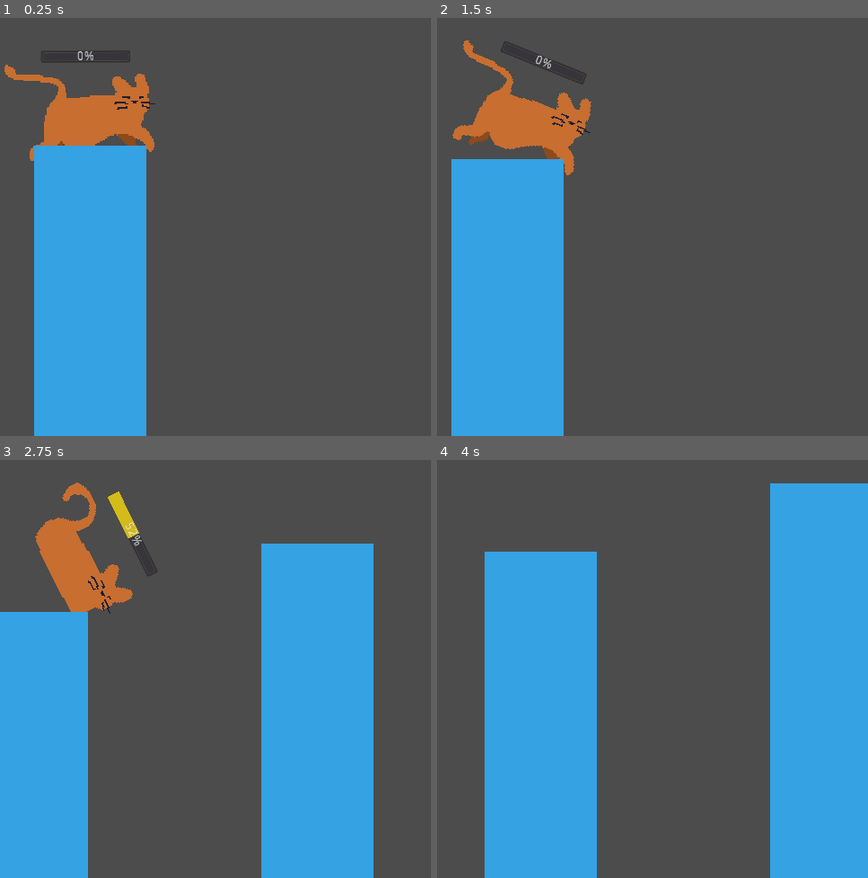
Above: before the commit, frames 1-4 (two rows, left to right).
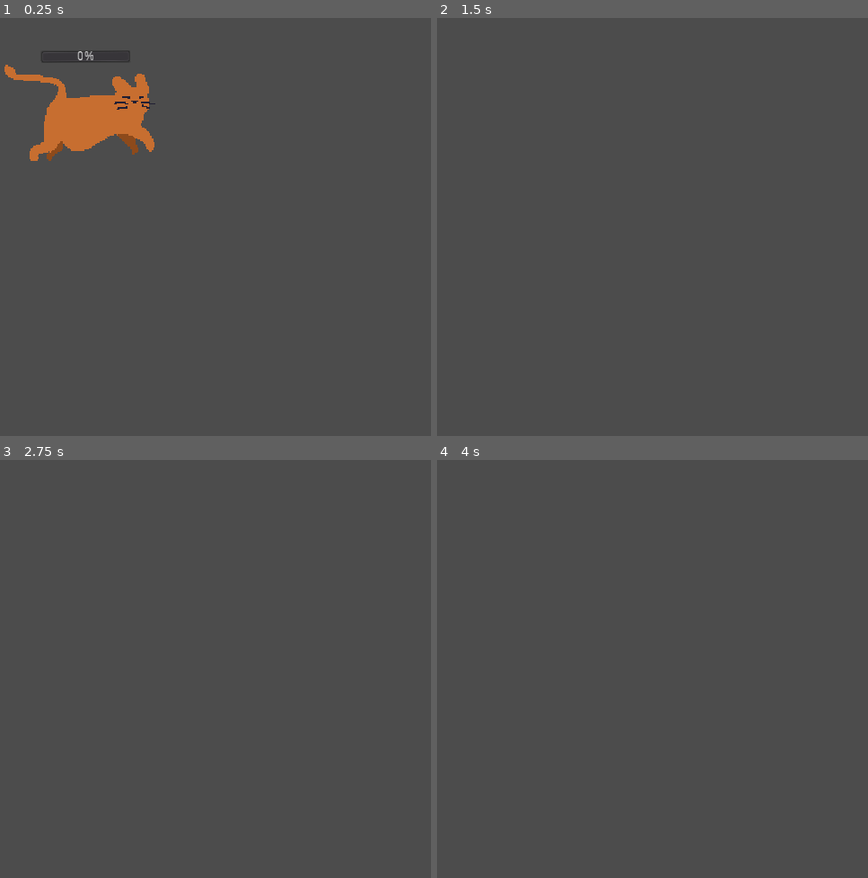
Above: after the commit, the same moments.

Repository: zMenta/Godot-Projects
Game: Godot game, scene res://Scenes/Main.tscn
The game is run twice, just before and just after one commit, with the same random seed, the same clock (stepped at 60 frames per second) and the same inputs.
Inputs (mouse positions are in pixels of both pictures, inside the frame that each line leads up to):
- Up to frame 1 (0.25 s): no input
- Up to frame 2 (1.5 s): move the mouse to (630, 243) at 0.52 s; press the mouse at (630, 243) at 0.53 s; move the mouse to (781, 210) at 1.27 s; release the mouse at (781, 210) at 1.28 s; click (781, 210) at 1.35 s
- Up to frame 3 (2.75 s): move the mouse to (outside the picture) at 2.02 s; press the mouse at (outside the picture) at 2.03 s
- Up to frame 4 (4 s): move the mouse to (674, 556) at 2.77 s; release the mouse at (674, 556) at 2.78 s; click (674, 556) at 2.85 s; move the mouse to (outside the picture) at 3.52 s; press the mouse at (outside the picture) at 3.53 s

The runs differ from the first frame. In frame 1, 18% of the frame differs, in the area x 7-34%, y 30-100%; in frame 2, 21%; in frame 3, 37%; in frame 4, 42%, in the area x 11-100%, y 5-100%.

Commit message:
compidi's quest block generation

Diff:
--- a/Compidi's Quest/Scenes/Main.tscn
+++ b/Compidi's Quest/Scenes/Main.tscn
@@ -19,8 +19,8 @@
 limit_left = -200
 limit_bottom = 720
 
-[node name="Block" parent="." instance=ExtResource( 2 )]
-position = Vector2( 3, 357 )
+[node name="BlockPosition" type="Position2D" parent="."]
+position = Vector2( 16, 376 )
 
-[node name="BlockPosition" type="Position2D" parent="."]
-position = Vector2( 66, 368 )
+[node name="PlayerPosition" type="Position2D" parent="."]
+position = Vector2( 55, 303 )
--- a/Compidi's Quest/Scripts/Block.gd
+++ b/Compidi's Quest/Scripts/Block.gd
@@ -14,7 +14,6 @@
 	# Making the block color reach the end of the screen.
 	screen_size = get_viewport_rect().size
 	rect_size_x = $ColorRect.get_size().x
-
 	$ColorRect.set_size(Vector2(rect_size_x , screen_size.y))
 
 
--- a/Compidi's Quest/Scripts/Main.gd
+++ b/Compidi's Quest/Scripts/Main.gd
@@ -5,17 +5,20 @@
 func _ready() -> void:
 	randomize()
 
+func new_game() -> void:
+	spawn_block()
+	spawn_block()
+
 
 func spawn_block():
 	var block = block_scene.instance()
 	var block_spawn_location = $BlockPosition
 	var y_random_position := int(rand_range(-100, 100))
-	var x_random_position := int(rand_range(200, 300))
+	var x_random_position := int(rand_range(250, 320))
 
+	block.position = block_spawn_location.position
+	print(block.position)
 	block_spawn_location.position += Vector2(x_random_position, y_random_position)
-	block.position = block_spawn_location.position
-
-	print(block.position)
 
 	block.connect_to_owner(self)
 	add_child(block)
